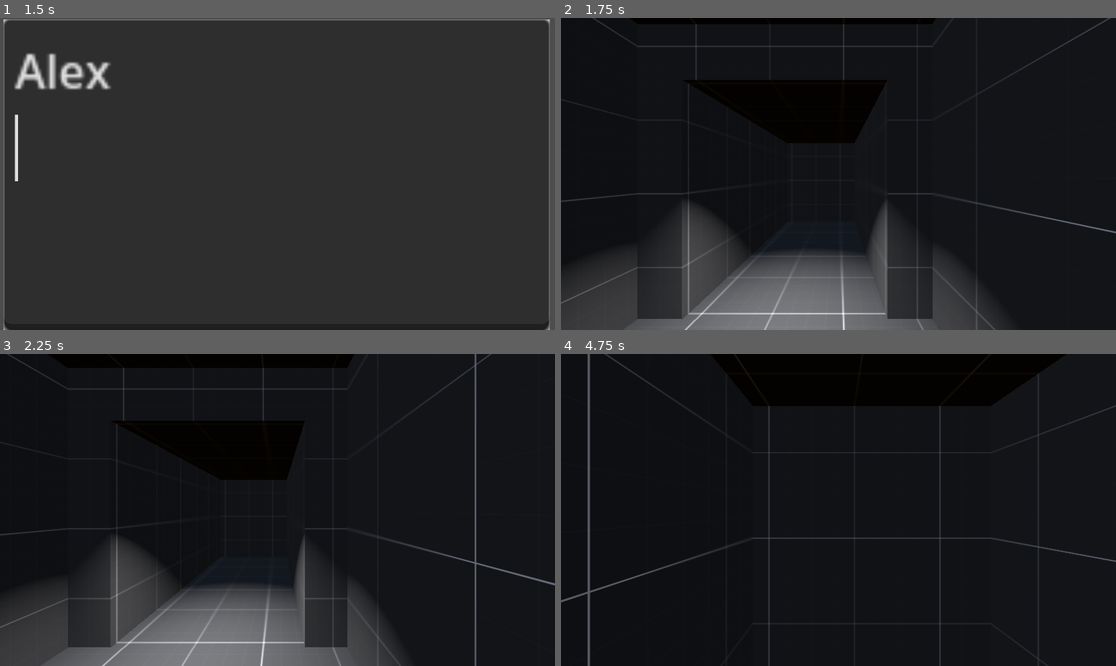
Above: before the commit, frames 1-4 (two rows, left to right).
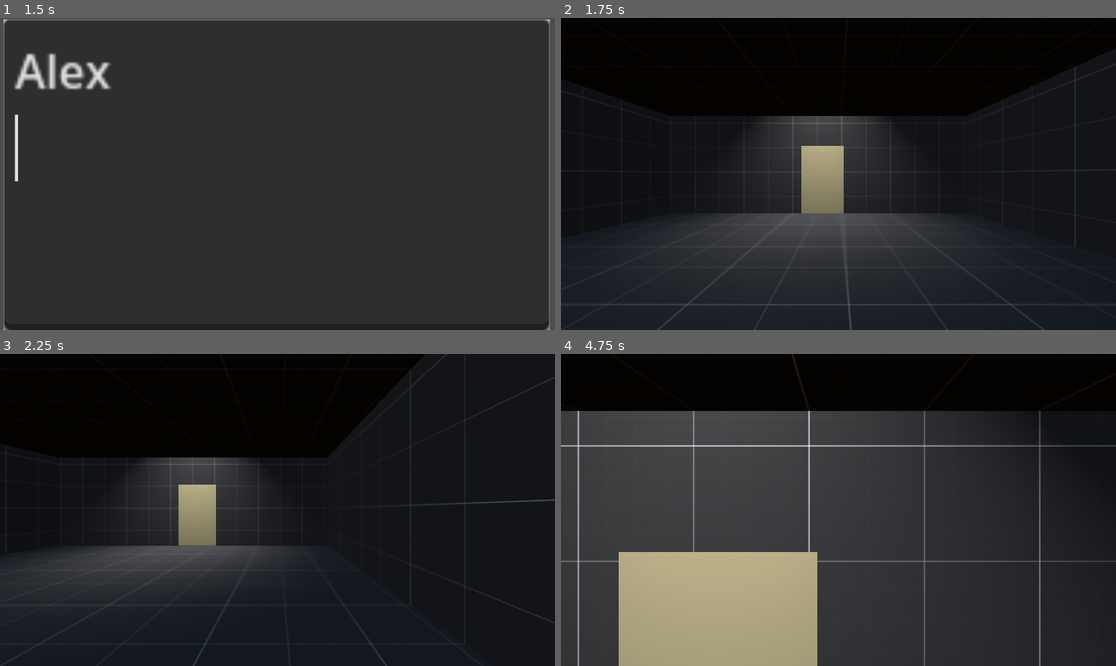
Above: after the commit, the same moments.

Repository: ToyaDR/escape-room
Game: Godot game, scene res://manager-scene.tscn
The game is run twice, just before and just after one commit, with the same random seed, the same clock (stepped at 60 frames per second) and the same inputs.
Inputs (mouse positions are in pixels of both pictures, inside the frame that each line leads up to):
- Up to frame 1 (1.5 s): click (277, 174) at 0.52 s; type "Alex" at 0.6 s; tap Enter (ui_accept) at 1.25 s; move the mouse to (399, 158) at 1.27 s; hold Right (ui_right) from 1.28 s (still down); click (399, 158) at 1.35 s
- Up to frame 2 (1.75 s): keep holding Right (ui_right); tap Enter (ui_accept) at 1.52 s
- Up to frame 3 (2.25 s): move the mouse to (166, 525) at 2.02 s; release Right (ui_right) at 2.03 s; hold Down (ui_down) from 2.03 s (still down); click (166, 525) at 2.1 s
- Up to frame 4 (4.75 s): tap Enter (ui_accept) at 2.27, 3.5, 3.77, 4.52 s; move the mouse to (894, 441) at 2.77 s; release Down (ui_down) at 2.78 s; hold Right (ui_right) 2.78-3.53 s; click (894, 441) at 2.85 s; move the mouse to (810, 572) at 3.52 s; hold Up (ui_up) 3.53-4.28 s; click (810, 572) at 3.6 s; move the mouse to (1005, 556) at 4.27 s; hold Left (ui_left) from 4.28 s (still down); click (1005, 556) at 4.35 s

Frame 1 is identical in both runs. In frame 2, 22% of the frame differs, in the area x 0-100%, y 0-100%; in frame 3, 24%; in frame 4, 62%.
Error after the commit: Invalid call. Nonexistent function 'door_interact_emitter' in base 'CSGCombiner3D'. (res://player.gd:25)

Commit message:
NR grayboxing 02 (#5)
* made a door interactable

* created door interaction with player

* door made into a prefab

* removed pseudocode comments in player script

Diff:
--- /dev/null
+++ b/door.gd
@@ -0,0 +1,16 @@
+extends Node3D
+
+func _door_interact_receiver() -> void:
+	print("door interact reciever")
+	var animation_name = get_meta("doorOpen")
+	var animation_player = get_node("AnimationPlayer")
+	animation_player.play(animation_name)
+
+# Called when the node enters the scene tree for the first time.
+func _ready() -> void:
+	pass # Replace with function body.
+
+
+# Called every frame. 'delta' is the elapsed time since the previous frame.
+func _process(delta: float) -> void:
+	pass
--- /dev/null
+++ b/doorInteract.gd
@@ -0,0 +1,16 @@
+extends StaticBody3D
+
+signal door_interact
+
+func door_interact_emitter() -> void:
+	print("door hit")
+	door_interact.emit()
+
+# Called when the node enters the scene tree for the first time.
+func _ready() -> void:
+	pass # Replace with function body.
+
+
+# Called every frame. 'delta' is the elapsed time since the previous frame.
+func _process(delta: float) -> void:
+	pass
--- /dev/null
+++ b/environment-prefabs/door.tscn
@@ -0,0 +1,53 @@
+[gd_scene load_steps=8 format=3 uid="uid://bj3f45ufuf8e8"]
+
+[ext_resource type="Script" path="res://door.gd" id="1_yq5vt"]
+[ext_resource type="Script" path="res://doorInteract.gd" id="2_n0ijb"]
+
+[sub_resource type="BoxMesh" id="BoxMesh_3hg3r"]
+
+[sub_resource type="StandardMaterial3D" id="StandardMaterial3D_bdler"]
+albedo_color = Color(0.752941, 0.705882, 0.529412, 1)
+
+[sub_resource type="BoxShape3D" id="BoxShape3D_eih0q"]
+size = Vector3(0.873993, 1.38978, 0.052063)
+
+[sub_resource type="Animation" id="Animation_codft"]
+resource_name = "doorOpen"
+tracks/0/type = "rotation_3d"
+tracks/0/imported = false
+tracks/0/enabled = true
+tracks/0/path = NodePath(".")
+tracks/0/interp = 1
+tracks/0/loop_wrap = true
+tracks/0/keys = PackedFloat32Array(0, 1, 0, 0, 0, 1, 1, 1, 0, 0.982095, 0, 0.188384)
+
+[sub_resource type="AnimationLibrary" id="AnimationLibrary_g5bs8"]
+_data = {
+"doorToggle": SubResource("Animation_codft")
+}
+
+[node name="door" type="Node3D"]
+transform = Transform3D(1, 0, 0, 0, 1, 0, 0, 0, 1, 0.434161, 0, -0.969088)
+script = ExtResource("1_yq5vt")
+metadata/doorOpen = "doorToggle"
+
+[node name="doorShape" type="MeshInstance3D" parent="."]
+transform = Transform3D(0.873015, 0, 0, 0, 1.38762, 0, 0, 0, 0.0514533, -0.436247, 0.697855, -0.0266077)
+mesh = SubResource("BoxMesh_3hg3r")
+surface_material_override/0 = SubResource("StandardMaterial3D_bdler")
+
+[node name="doorStatic" type="StaticBody3D" parent="."]
+transform = Transform3D(1, 0, 0, 0, 1, 0, 0, 0, 1, -0.436247, -1.49012e-08, 0.0358588)
+collision_mask = 2
+script = ExtResource("2_n0ijb")
+
+[node name="doorCollision" type="CollisionShape3D" parent="doorStatic"]
+transform = Transform3D(1, 0, 0, 0, 1, 0, 0, 0, 1, -0.000320435, 0.695438, -0.0619812)
+shape = SubResource("BoxShape3D_eih0q")
+
+[node name="AnimationPlayer" type="AnimationPlayer" parent="."]
+libraries = {
+"": SubResource("AnimationLibrary_g5bs8")
+}
+
+[connection signal="door_interact" from="doorStatic" to="." method="_door_interact_receiver"]
--- a/player.gd
+++ b/player.gd
@@ -6,7 +6,10 @@
 
 # Get the gravity from the project settings to be synced with RigidBody nodes.
 var gravity = ProjectSettings.get_setting("physics/3d/default_gravity")
+var interact_raycast
 
+func _ready() -> void:
+	interact_raycast = get_child(1)
 
 func _physics_process(delta):
 	# Add the gravity.
@@ -16,7 +19,10 @@
 	# Handle jump.
 	if Input.is_action_just_pressed("ui_accept") and is_on_floor():
 		velocity.y = JUMP_VELOCITY
-
+	if Input.is_action_just_pressed("interact"):
+		var interact = interact_raycast.get_collider()
+		if interact != null:
+			interact.door_interact_emitter()
 	# Get the input direction and handle the movement/deceleration.
 	# As good practice, you should replace UI actions with custom gameplay actions.
 	var input_dir = Input.get_vector("ui_left", "ui_right", "ui_up", "ui_down")
--- a/player.tscn
+++ b/player.tscn
@@ -3,10 +3,14 @@
 [ext_resource type="Script" path="res://player.gd" id="1_xnrl1"]
 
 [sub_resource type="CapsuleShape3D" id="CapsuleShape3D_p6qog"]
-height = 1.44203
+radius = 0.268997
+height = 1.08844
 
 [node name="player" type="CharacterBody3D"]
 script = ExtResource("1_xnrl1")
 
 [node name="CollisionShape3D" type="CollisionShape3D" parent="."]
 shape = SubResource("CapsuleShape3D_p6qog")
+
+[node name="RayCast3D" type="RayCast3D" parent="."]
+target_position = Vector3(0, 0, -1.5)
--- a/project.godot
+++ b/project.godot
@@ -24,3 +24,11 @@
 [dotnet]
 
 project/assembly_name="escape-room"
+
+[input]
+
+interact={
+"deadzone": 0.5,
+"events": [Object(InputEventMouseButton,"resource_local_to_scene":false,"resource_name":"","device":-1,"window_id":0,"alt_pressed":false,"shift_pressed":false,"ctrl_pressed":false,"meta_pressed":false,"button_mask":1,"position":Vector2(378, 23),"global_position":Vector2(384, 85),"factor":1.0,"button_index":1,"canceled":false,"pressed":true,"double_click":false,"script":null)
+]
+}
--- a/the-room.tscn
+++ b/the-room.tscn
@@ -1,7 +1,8 @@
-[gd_scene load_steps=6 format=3 uid="uid://dwe3sp6d7gxwi"]
+[gd_scene load_steps=7 format=3 uid="uid://dwe3sp6d7gxwi"]
 
 [ext_resource type="Material" uid="uid://11dhsxgowmbb" path="res://grayboxing-resources/grayboxDark.tres" id="1_0eoew"]
 [ext_resource type="PackedScene" uid="uid://wdqw3sl6br3p" path="res://player.tscn" id="2_dmf0p"]
+[ext_resource type="PackedScene" uid="uid://bj3f45ufuf8e8" path="res://environment-prefabs/door.tscn" id="3_dgdyn"]
 
 [sub_resource type="ProceduralSkyMaterial" id="ProceduralSkyMaterial_yu2vd"]
 
@@ -19,7 +20,7 @@
 environment = SubResource("Environment_mk6m2")
 
 [node name="player" parent="." instance=ExtResource("2_dmf0p")]
-transform = Transform3D(1, 0, 0, 0, 1, 0, 0, 0, 1, 0, 0.491711, 0.394538)
+transform = Transform3D(1, 0, 0, 0, 1, 0, 0, 0, 1, 0, 0.491711, 3.24302)
 
 [node name="Camera3D" type="Camera3D" parent="player"]
 transform = Transform3D(1, 0, 0, 0, 1, 0, 0, 0, 1, 0, 0.262594, -0.0445198)
@@ -28,24 +29,43 @@
 material_override = ExtResource("1_0eoew")
 use_collision = true
 
-[node name="room1" type="CSGBox3D" parent="CSGCombiner3D"]
-transform = Transform3D(1, 0, 0, 0, 1, 0, 0, 0, 1, 0, 1, 0)
-material_override = ExtResource("1_0eoew")
-use_collision = true
-flip_faces = true
-size = Vector3(2, 2, 2)
-
 [node name="SpotLight3D2" type="SpotLight3D" parent="CSGCombiner3D"]
-transform = Transform3D(1, 0, 0, 0, -0.579651, 0.814865, 0, -0.814865, -0.579651, 0, 1.2447, 0.154317)
+transform = Transform3D(1, 0, 0, 0, 0.031498, 0.999504, 0, -0.999504, 0.031498, 0, 3.89359, -2.43616)
 light_energy = 6.867
 light_indirect_energy = 4.886
 
 [node name="SpotLight3D" type="SpotLight3D" parent="CSGCombiner3D"]
-transform = Transform3D(1, 0, 0, 0, -0.00614354, 0.999981, 0, -0.999981, -0.00614354, 0, 1.5531, -0.804741)
+transform = Transform3D(1, 0, 0, 0, -0.00614354, 0.999981, 0, -0.999981, -0.00614354, 0, 3.51717, -0.32016)
 light_energy = 6.867
 light_indirect_energy = 4.886
 
+[node name="yourBedroom" type="CSGBox3D" parent="CSGCombiner3D"]
+transform = Transform3D(1, 0, 0, 0, 1, 0, 0, 0, 1, -0.0905623, 1.00191, 1.50624)
+material_override = ExtResource("1_0eoew")
+use_collision = true
+flip_faces = true
+size = Vector3(6.10455, 2, 4.94531)
+
+[node name="theGarage" type="CSGBox3D" parent="CSGCombiner3D"]
+transform = Transform3D(1, 0, 0, 0, 1, 0, 0, 0, 1, 1.50127, 1, -9.78642)
+material_override = ExtResource("1_0eoew")
+use_collision = true
+flip_faces = true
+size = Vector3(7.64212, 2, 6.40906)
+
 [node name="hallway" type="CSGBox3D" parent="CSGCombiner3D"]
-transform = Transform3D(1, 0, 0, 0, 1, 0, 0, 0, 1, -0.000305176, 0.810409, -2.41688)
+transform = Transform3D(1, 0, 0, 0, 1, 0, 0, 0, 1, -0.000305176, 0.810409, -3.77015)
 flip_faces = true
-size = Vector3(1.39343, 1.62695, 2.84521)
+size = Vector3(1.39343, 1.62695, 5.45323)
+
+[node name="doorFrame" type="CSGBox3D" parent="CSGCombiner3D"]
+transform = Transform3D(1, 0, 0, 0, 1, 0, 0, 0, 1, 0.0016934, 0.693283, -1.03618)
+flip_faces = true
+size = Vector3(0.865325, 1.3927, 0.151169)
+
+[node name="doorFrame2" type="CSGBox3D" parent="CSGCombiner3D"]
+transform = Transform3D(1, 0, 0, 0, 1, 0, 0, 0, 1, 0.0016934, 0.693283, -6.53163)
+flip_faces = true
+size = Vector3(0.865325, 1.3927, 0.151169)
+
+[node name="door" parent="." instance=ExtResource("3_dgdyn")]
